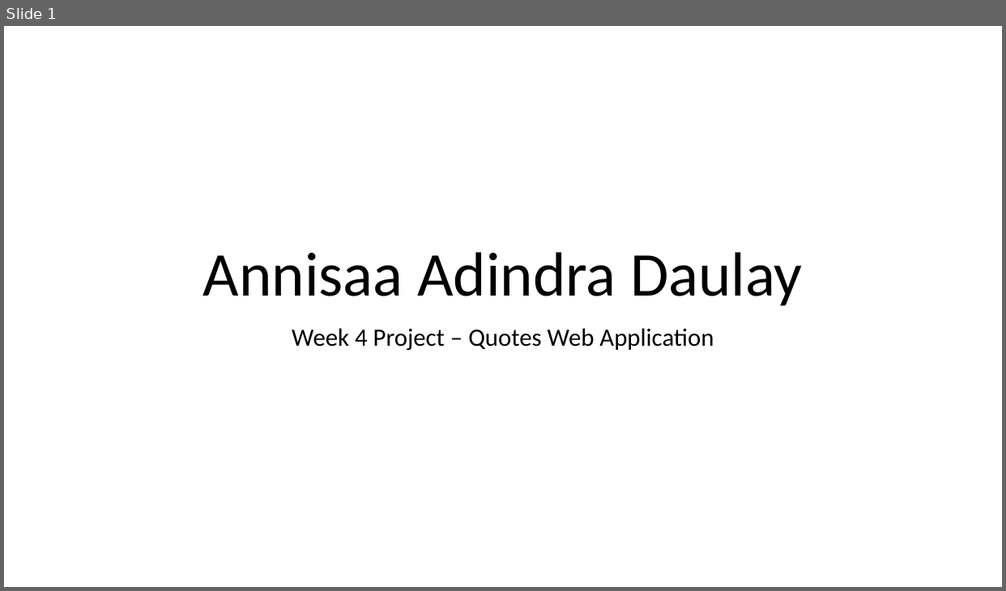
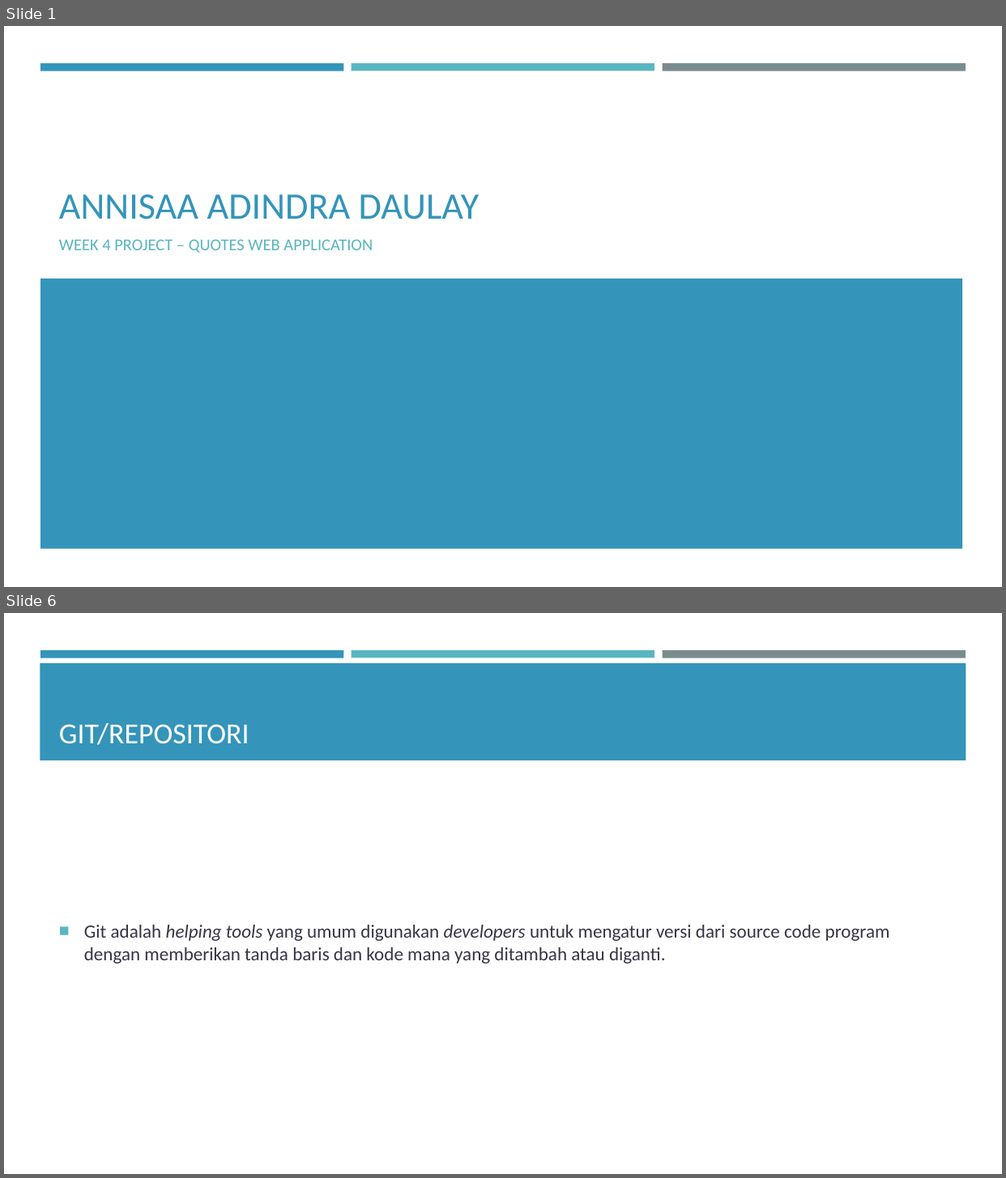
Before and after one commit to annisaaadindra/quotes-web-app, a slide deck: Annisaa Adindra Daulay.pptx. Shown one above the other, each under a label of ours: slide 1 before the commit, slides 1 and 6 after it; the slides between them are not shown. The pictures are 1006x591 and 1006x1178 pixels, drawn with LibreOffice and Linux fonts; fonts in the diff are those of the drawing. Boxes give left, top, right and bottom in pixels: in the first picture for what was removed or moved away, otherwise in the second. Text is boxed around its words. In the diff, an @@ line names an element or a change of style, - is before the commit and + after.

```diff
--- a/Annisaa Adindra Daulay.pptx
+++ b/Annisaa Adindra Daulay.pptx
@@ slide 6 added at box(4, 613, 1002, 1174), background #FFFFFF; not listed: 3 template elements that a slide beside it also shows @@
@@ rectangle added at box(40, 663, 966, 760), fill #3494BA @@
@@ title added at box(59, 723, 249, 745), 28 pt, text #FFFFFF @@
+GIT/REPOSITORI
@@ text added at box(84, 925, 890, 964), 18 pt, text #373545 @@
+■ Git adalah helping tools yang umum digunakan developers untuk mengatur versi dari source code program dengan memberikan tanda baris dan kode mana yang ditambah atau diganti.
@@ slide 1 changed as well @@
@@ rectangle added at box(40, 63, 344, 71), fill #3494BA @@
@@ rectangle added at box(351, 63, 654, 71), fill #58B6C0 @@
@@ rectangle added at box(662, 63, 965, 71), fill #7A8C8E @@
@@ title at box(59, 194, 479, 220): text changed; size 60 to 36 pt; text colour #000000 to #3494BA @@
-Annisaa Adindra Daulay
+ANNISAA ADINDRA DAULAY
@@ subtitle at box(59, 239, 373, 253): text changed; size 24 to 16 pt; text colour #000000 to #58B6C0 @@
-Week 4 Project – Quotes Web Application
+WEEK 4 PROJECT – QUOTES WEB APPLICATION
@@ rectangle added at box(40, 278, 963, 548), fill #3494BA @@
```
Also in this commit, not shown: 5 other slides added, 2 other files.
